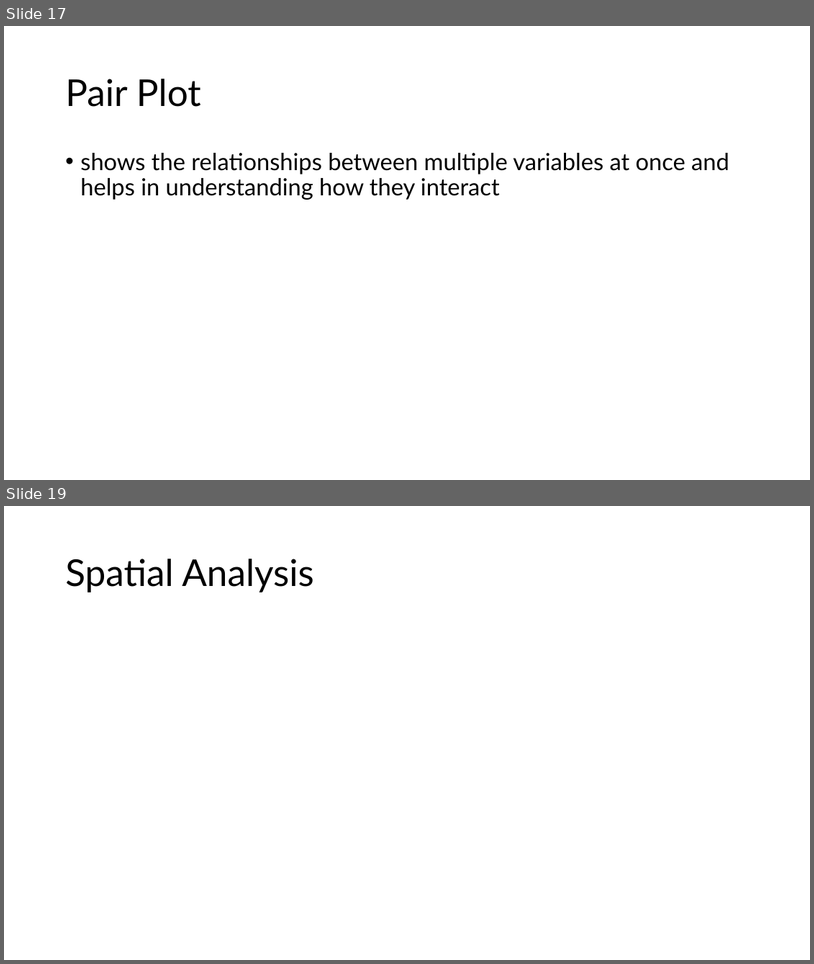
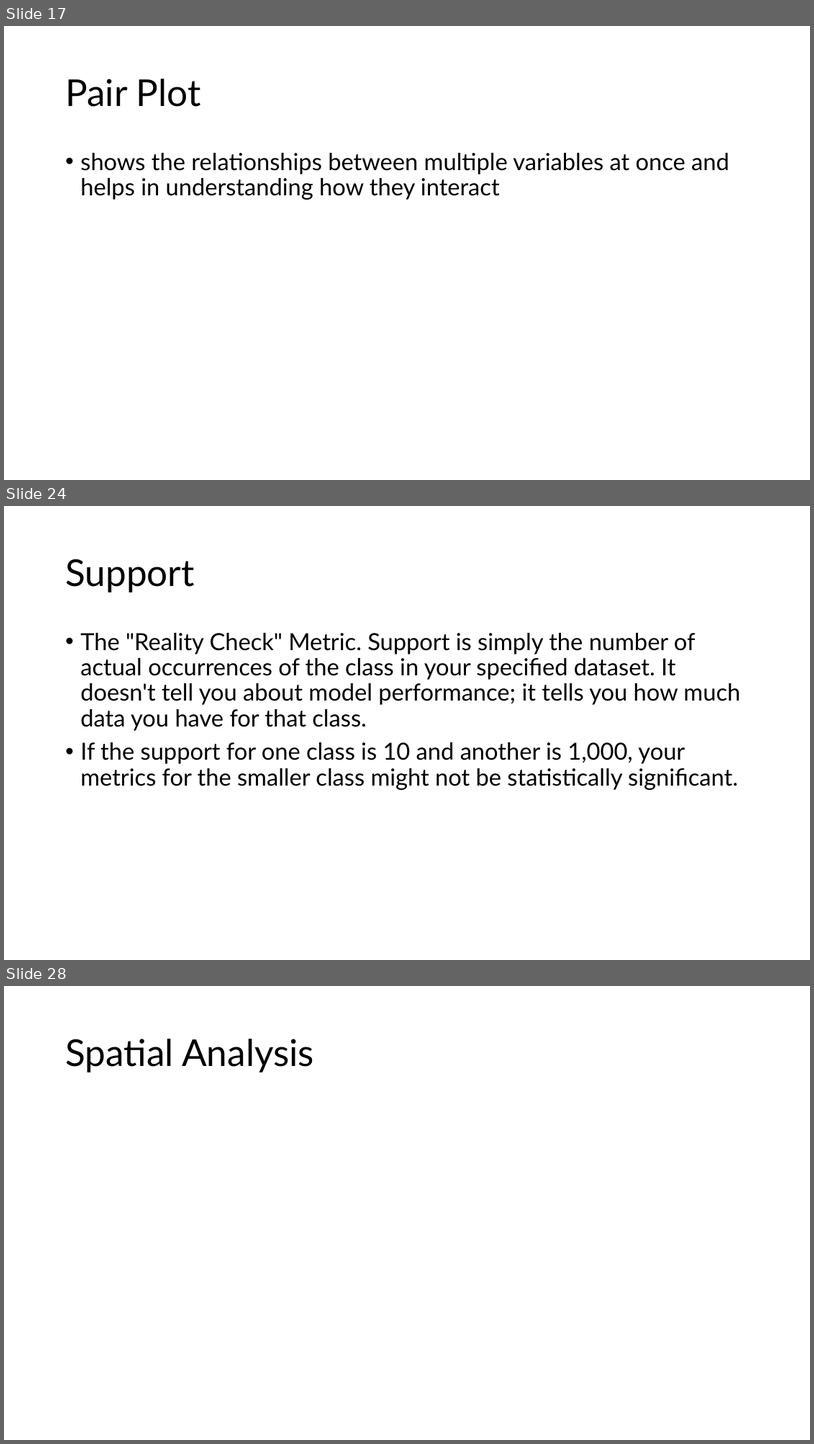
Before and after one commit to sabbirhasaann/ml-lab, a slide deck: NN and ML Lab.pptx. Shown one above the other, each under a label of ours: slides 17 and 19 before the commit, slides 17, 24 and 28 after it; the slides between them are not shown. The pictures are 814x964 and 814x1444 pixels, drawn with LibreOffice and Linux fonts; fonts in the diff are those of the drawing. Boxes give left, top, right and bottom in pixels: in the first picture for what was removed or moved away, otherwise in the second. Text is boxed around its words. In the diff, an @@ line names an element or a change of style, - is before the commit and + after.

```diff
--- a/NN and ML Lab.pptx
+++ b/NN and ML Lab.pptx
@@ slide 24 added at [4, 506, 810, 960], background #FFFFFF @@
@@ title added at [65, 559, 195, 592], 44 pt, text #000000 @@
+Support
@@ text added at [80, 633, 741, 790], 28 pt, text #000000 @@
+• The "Reality Check" Metric. Support is simply the number of actual occurrences of the class in your specified dataset. It doesn't tell you about model performance; it tells you how much data you have for that class.
+• If the support for one class is 10 and another is 1,000, your metrics for the smaller class might not be statistically significant.
@@ what was slide 19 is now slide 28 @@
```
Also in this commit, not shown: 1 slide changed, 23 other slides added, 1 other file.
